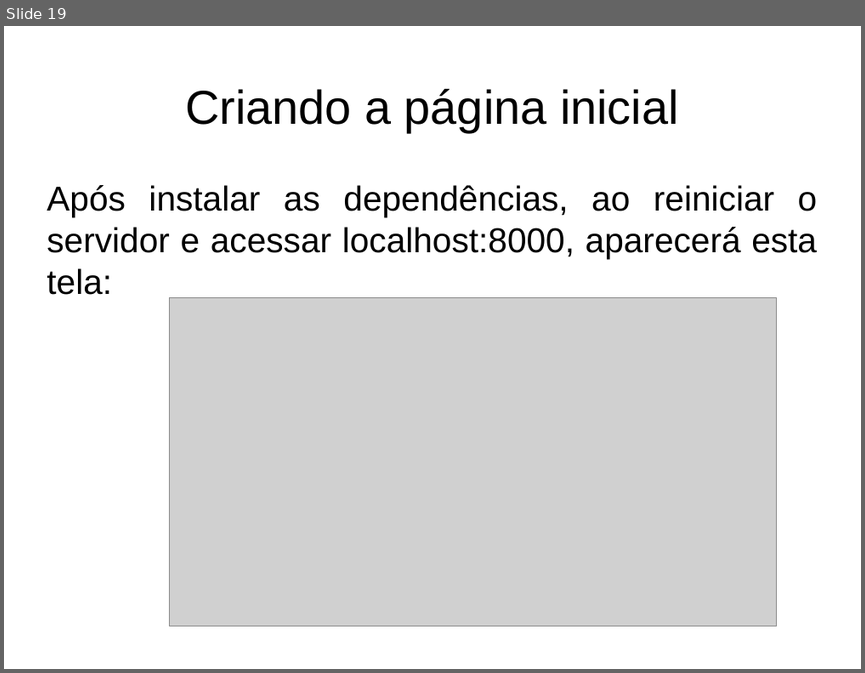
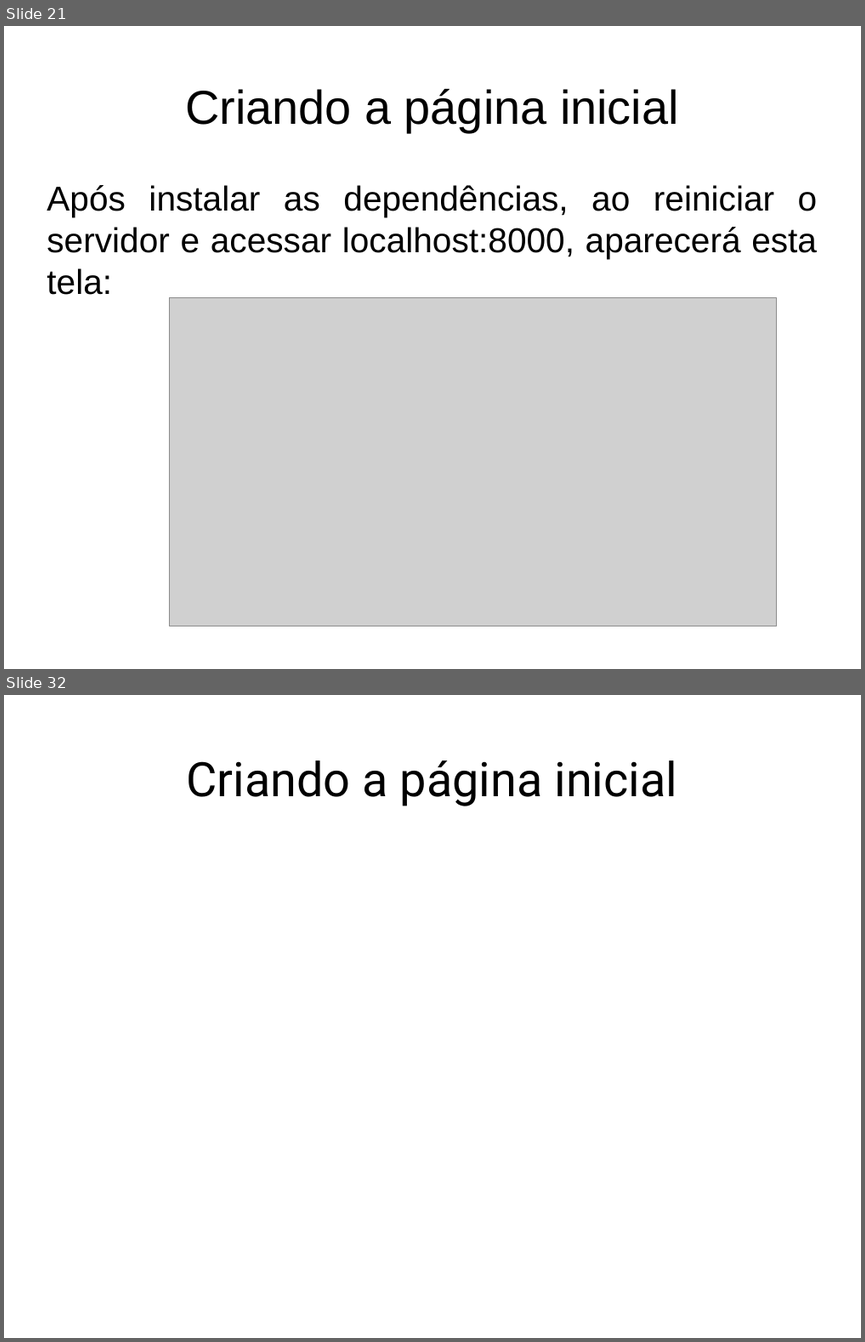
Before and after one commit to fgsl/lojasacme, a slide deck: docs/tutorial.odp. Shown one above the other, each under a label of ours: slide 19 before the commit, slides 21 and 32 after it; the slides between them are not shown. The pictures are 865x673 and 865x1342 pixels, drawn with LibreOffice and Linux fonts; fonts in the diff are those of the drawing; grey boxes stand for pictures. Boxes give left, top, right and bottom in pixels: in the first picture for what was removed or moved away, otherwise in the second. Text is boxed around its words. In the diff, an @@ line names an element or a change of style, - is before the commit and + after.

```diff
--- a/docs/tutorial.odp
+++ b/docs/tutorial.odp
@@ slide 32 added at bbox=[4, 695, 861, 1338], background #FFFFFF @@
@@ title added at bbox=[187, 760, 677, 806], 44 pt, text #000000 @@
+Criando a página inicial
@@ what was slide 19 is now slide 21 @@
```
Also in this commit, not shown: 12 other slides added, 4 other files.
